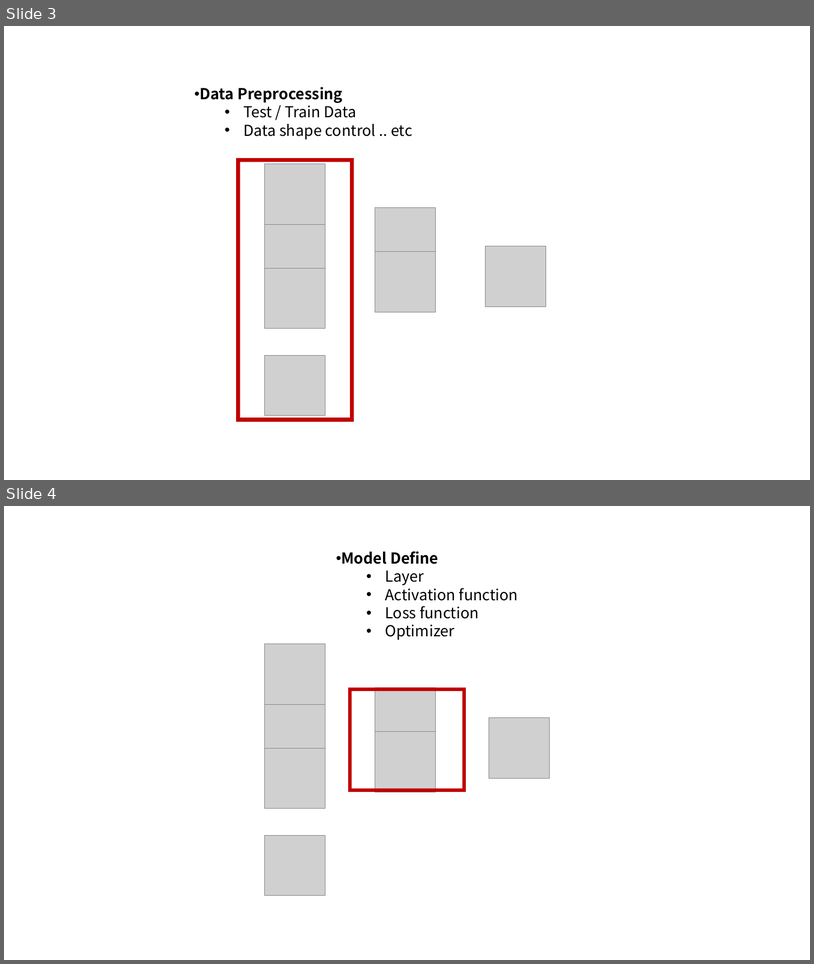
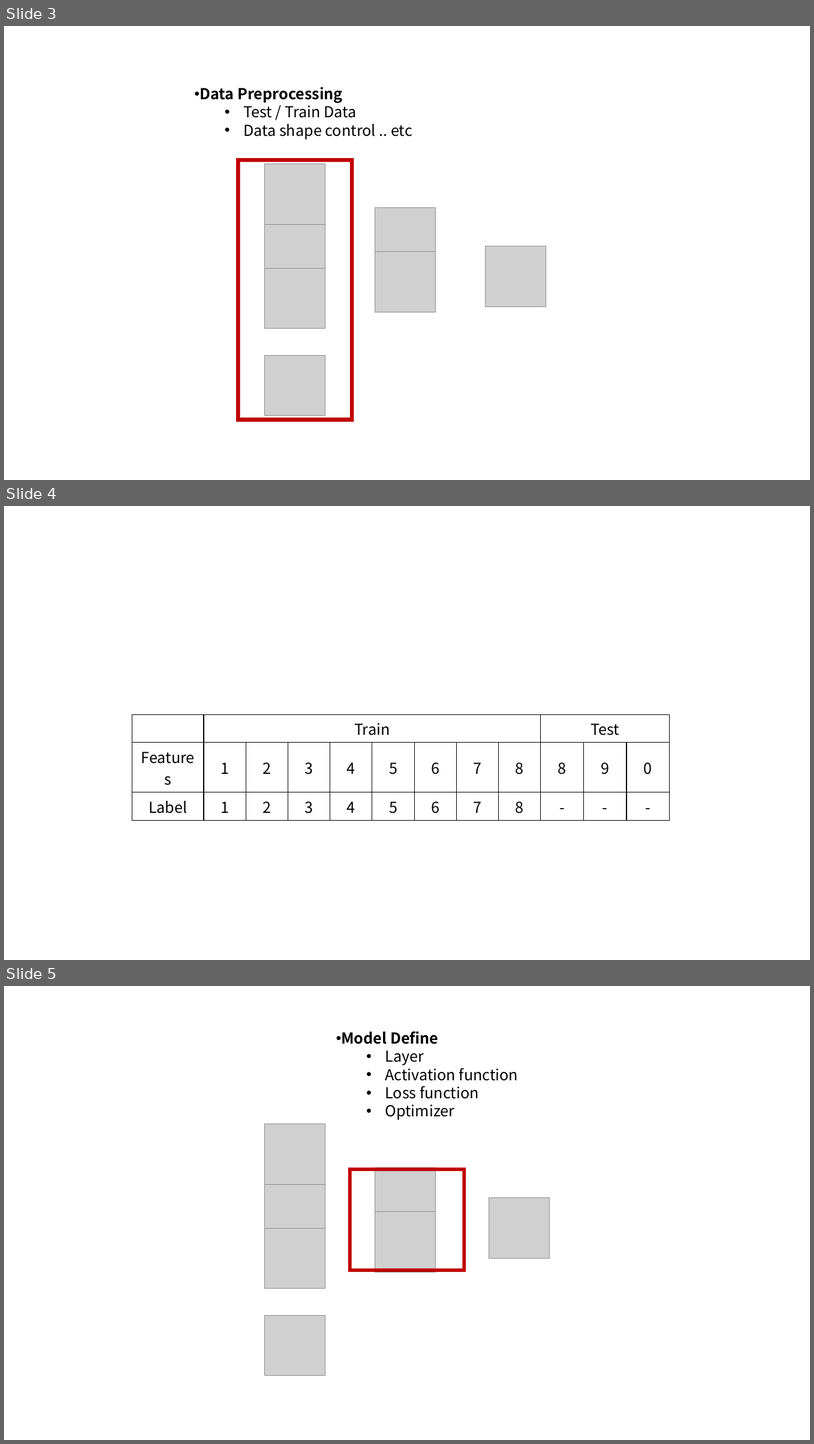
Before and after one commit to mmvv11/GraduateStudies, a slide deck: FER/eduMaterials/matrials.pptx. Shown one above the other, each under a label of ours: slides 3 and 4 before the commit, slides 3, 4 and 5 after it. The pictures are 814x964 and 814x1444 pixels, drawn with LibreOffice and Linux fonts; fonts in the diff are those of the drawing; grey boxes stand for pictures; background and template pictures are left out. Boxes give left, top, right and bottom in pixels: in the first picture for what was removed or moved away, otherwise in the second. Text is boxed around its words. In the diff, an @@ line names an element or a change of style, - is before the commit and + after.

```diff
--- a/FER/eduMaterials/matrials.pptx
+++ b/FER/eduMaterials/matrials.pptx
@@ slide 4 added at <box>4,506,810,960</box>, background picture (left out) @@
@@ table added at <box>132,714,671,816</box>, 3 rows, 12 columns @@
+ | Train |  |  |  |  |  |  |  | Test |  | 
+Features | 1 | 2 | 3 | 4 | 5 | 6 | 7 | 8 | 8 | 9 | 0
+Label | 1 | 2 | 3 | 4 | 5 | 6 | 7 | 8 | - | - | -
@@ what was slide 4 is now slide 5 @@
```
Also in this commit, not shown: 1 slide changed.
